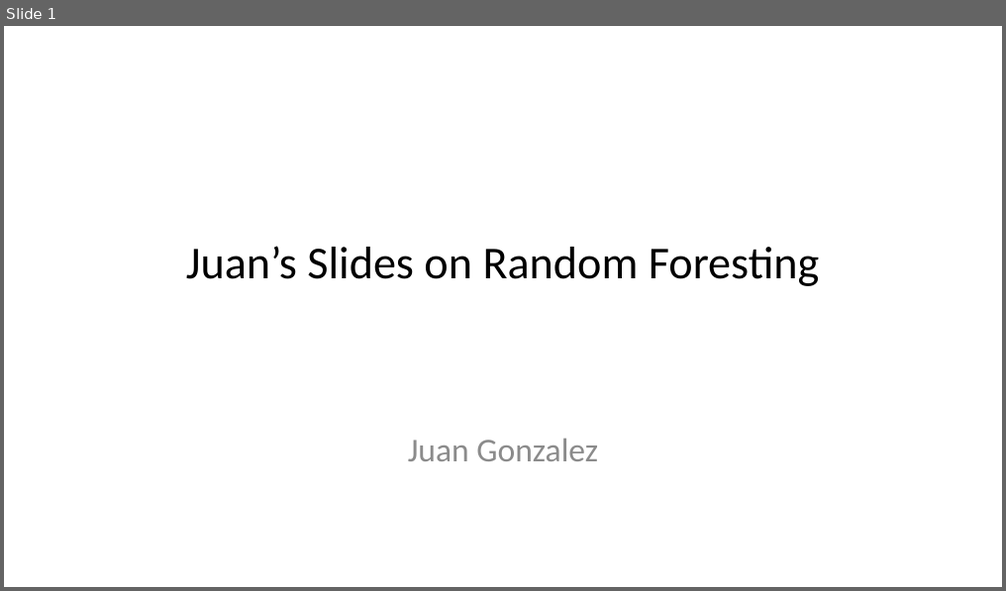
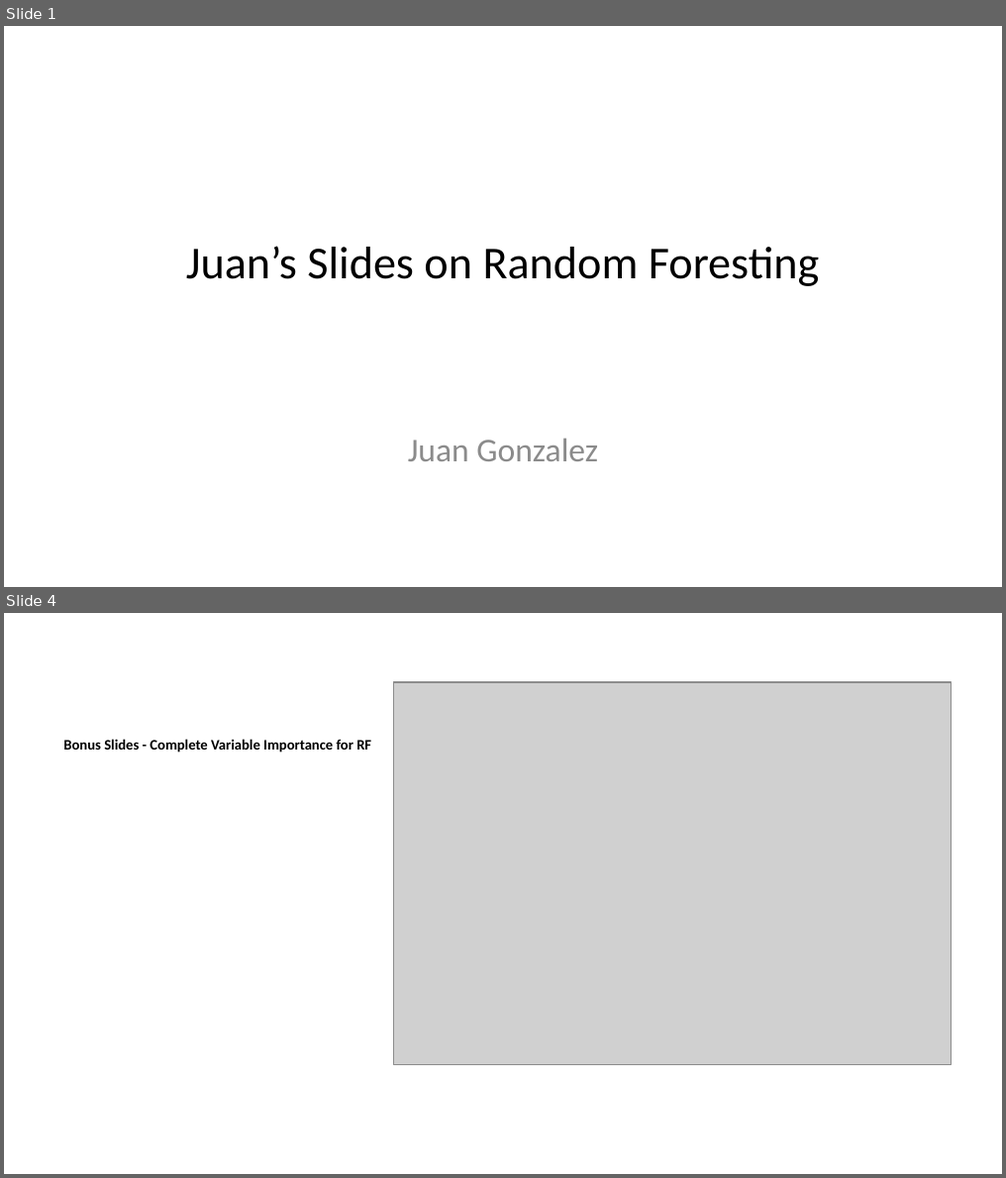
Before and after one commit to dsci445-csu/project-5, a slide deck: Presentation/JuansSlides.pptx. Shown one above the other, each under a label of ours: slide 1 before the commit, slides 1 and 4 after it; the slides between them are not shown. The pictures are 1006x591 and 1006x1178 pixels, drawn with LibreOffice and Linux fonts; fonts in the diff are those of the drawing; grey boxes stand for pictures. Boxes give left, top, right and bottom in pixels: in the first picture for what was removed or moved away, otherwise in the second. Text is boxed around its words. In the diff, an @@ line names an element or a change of style, - is before the commit and + after.

Commit message:
worked on my models and slides
My slides are complete. Made some last minute adjustments to my model to reflect group decisions on variables used.

```diff
--- a/Presentation/JuansSlides.pptx
+++ b/Presentation/JuansSlides.pptx
@@ slide 4 added at [4,613,1002,1174], background #FFFFFF @@
@@ picture added at [393,682,950,1064] @@
@@ text added at [63,739,371,753], 10.5 pt, text #000000, bold @@
+Bonus Slides - Complete Variable Importance for RF
```
Also in this commit, not shown: 1 slide changed, 1 other slide added, 1 slide removed, 9 other files.
